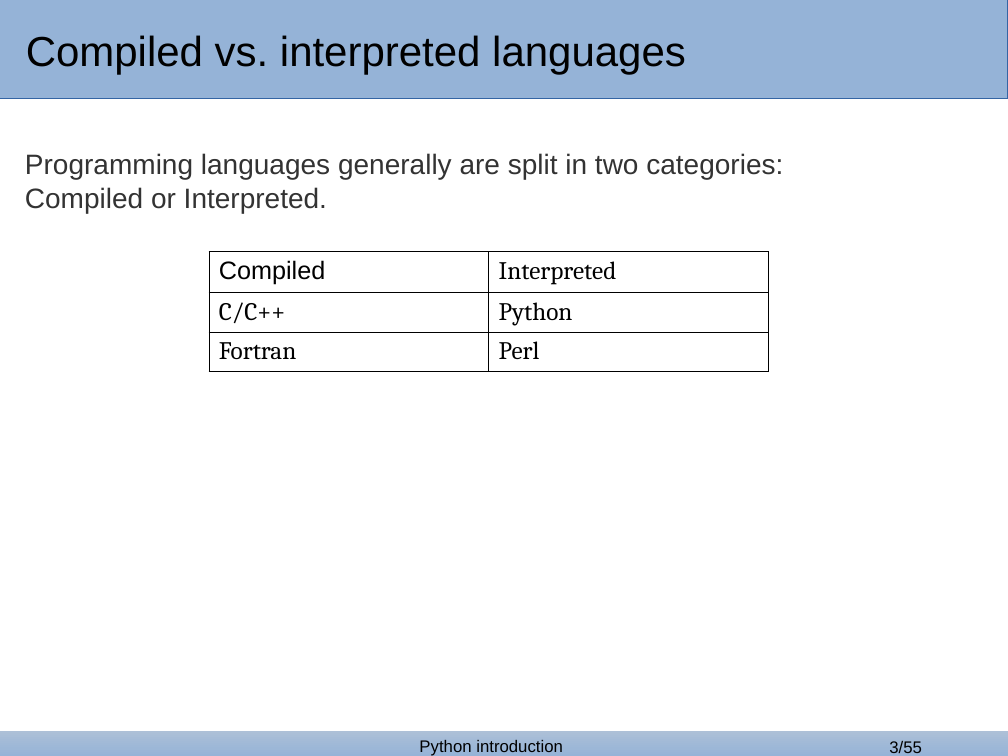
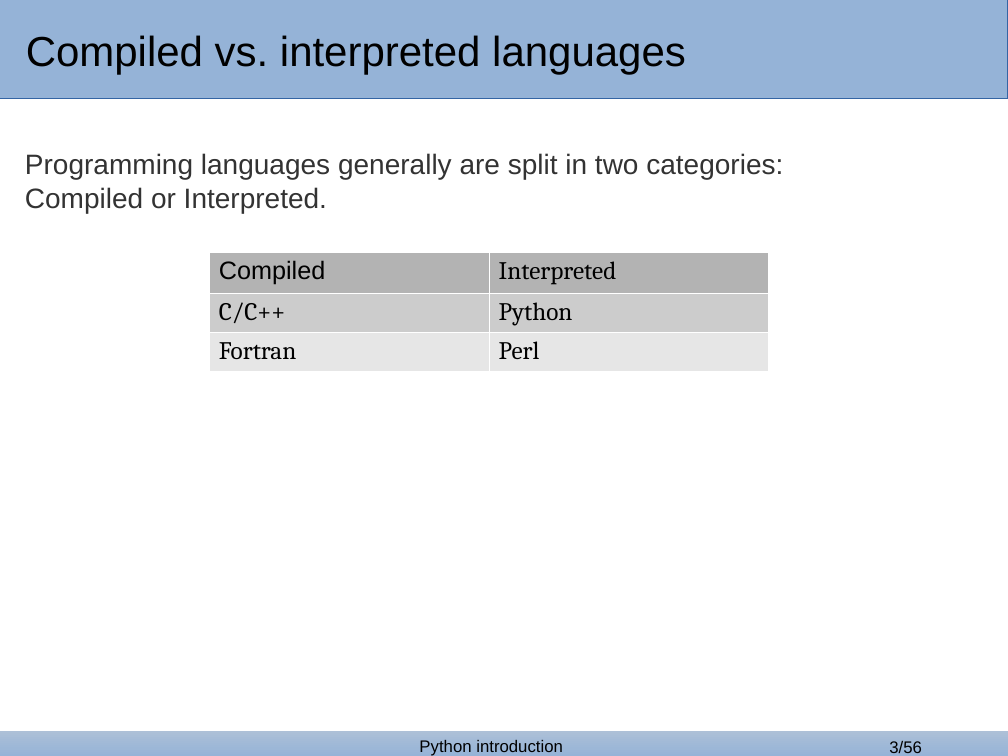
Before and after one commit to GozDavid/bash_lectures, a slide deck: slide 3 of python_1.odp. Drawn at 1008x756 pixels with LibreOffice and Linux fonts; fonts in the diff are those of the drawing; background and template pictures are left out. Boxes give left, top, right and bottom in pixels: in the first picture for what was removed or moved away, otherwise in the second. Text is boxed around its words. In the diff, an @@ line names an element or a change of style, - is before the commit and + after.

```diff
--- a/python_1.odp
+++ b/python_1.odp
@@ table at (209, 252, 769, 370) @@
@@ fill none to #B3B3B3 in row 1 @@
@@ fill none to #CCCCCC in row 2 @@
@@ fill none to #E6E6E6 in row 3 @@
@@ borders changed @@
@@ page number at (889, 741, 922, 753): text changed @@
-3/55
+3/56
```
Also in this commit, not shown: 4 other slides changed, 1 slide added, 5 other files.
